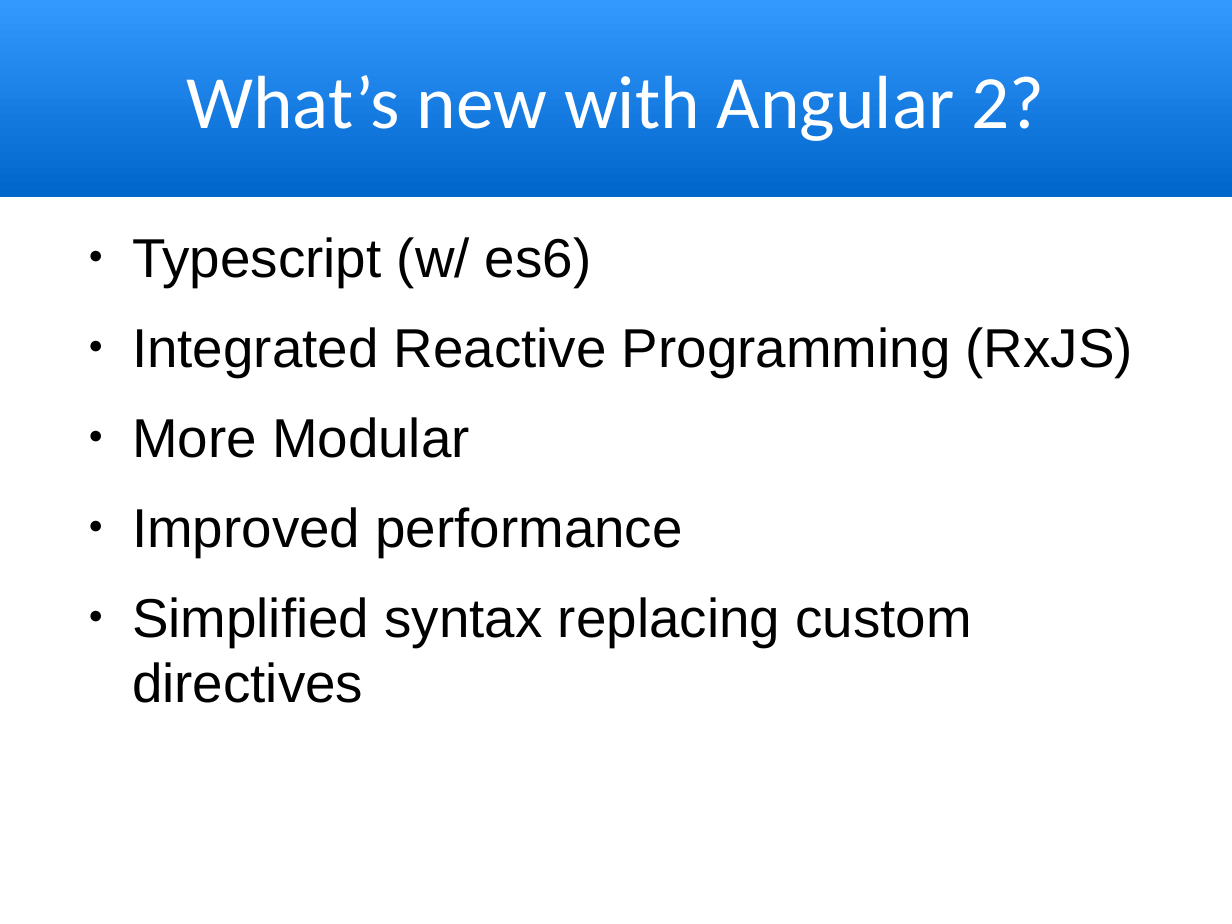
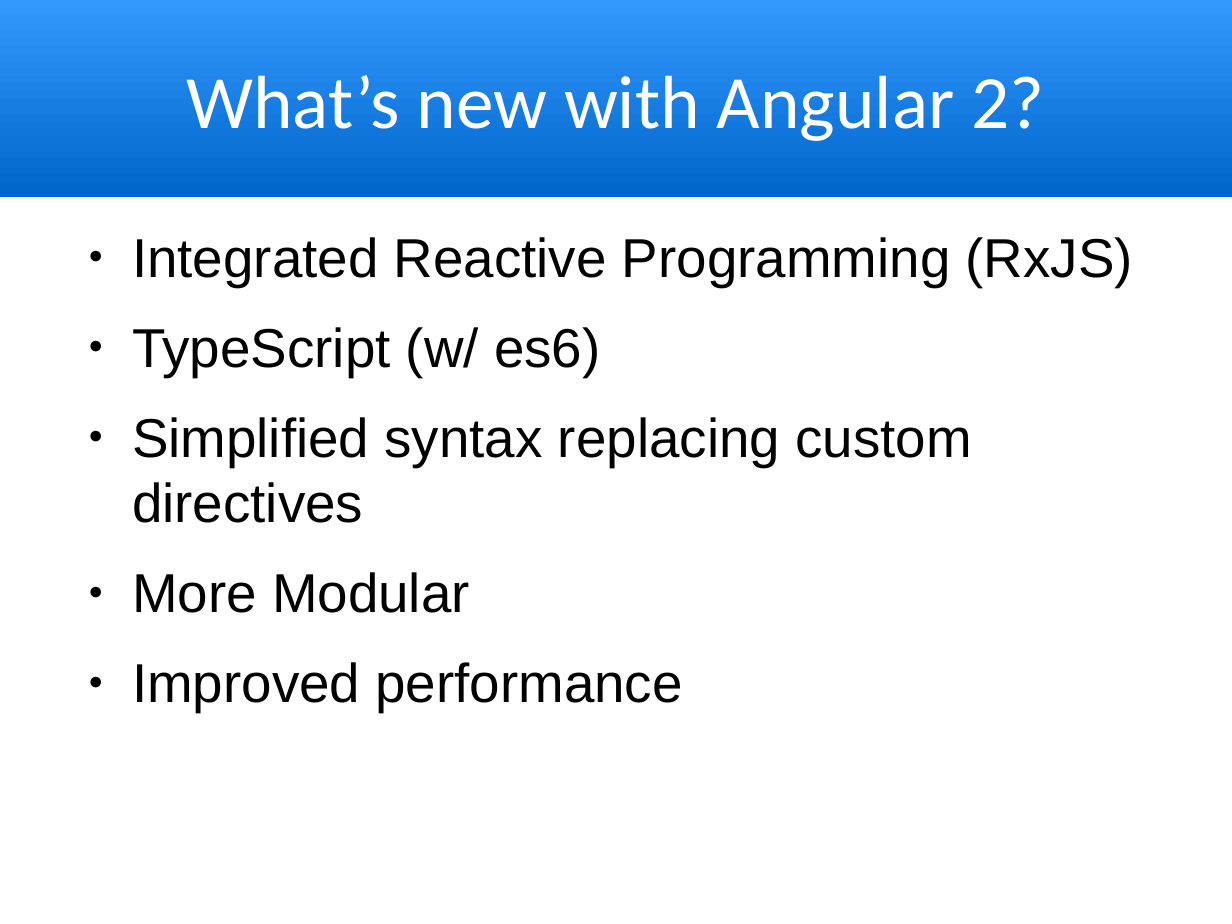
Before and after one commit to trognus/devcon2016, a slide deck: slide 5 of devconNg2.odp. Drawn at 1232x924 pixels with LibreOffice and Linux fonts; fonts in the diff are those of the drawing. Boxes give left, top, right and bottom in pixels: in the first picture for what was removed or moved away, otherwise in the second. Text is boxed around its words. In the diff, an @@ line names an element or a change of style, - is before the commit and + after.

```diff
--- a/devconNg2.odp
+++ b/devconNg2.odp
@@ text at <box>132,237,592,287</box>: paragraph removed @@
-● Typescript (w/ es6)
@@ text at <box>132,327,971,523</box>: paragraphs added @@
+● TypeScript (w/ es6)
+● Simplified syntax replacing custom directives
@@ text at <box>132,597,971,703</box>: paragraph removed @@
-● Simplified syntax replacing custom directives
```
Also in this commit, not shown: 4 other slides changed, 2 slides added, 1 other file.
